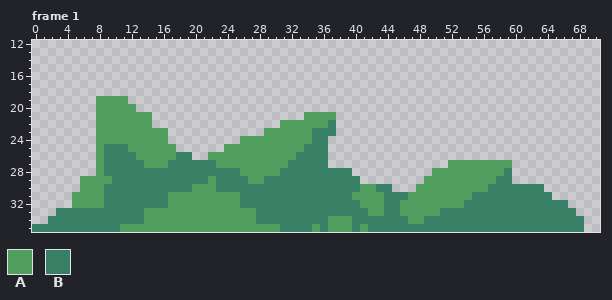
Edited in one commit: pixel-art file (graphics/source/environment/rocks.aseprite). Above is the file before it was changed.
72x36 pixels, 12 frames. Shown: frame 1: x 0..70, y 12..35. The commit also changed other frames, which this record leaves out.
Visible layers, top first: "Evening", "Midnight", "Dawn".
Palette (. is transparent): A #509f5e  B #377f65
Pixels before, frame 1, first column x 0:
19 ........AAAA.........................................................
20 ........AAAAA........................................................
21 ........AAAAAAA...................AAAA...............................
22 ........AAAAAAA................AAAAAAB...............................
23 ........AAAAAAAAA............AAAAAABBB...............................
24 ........AAAAAAAAA.........AAAAAAAAABB................................
25 ........ABBBAAAAAA......AAAAAAAAAABBB................................
26 ........ABBBBAAAAABB..AAAAAAAAAAABBBB................................
27 ........ABBBBBAAABBBBBBAAAAAAAAABBBBB...............AAAAAAAA.........
28 ........ABBBBBBBBBBBBBBBBBAAAAABBBBBBBBB..........AAAAAAAAAB.........
29 ......AAAABBBBBBBBBBBBABBBBAABBBBBBBBBBBB........AAAAAAAAABB.........
30 ......AAABBBBBBBBBBBAAABBBBBBBBBBBBBBBBBBAABB...AAAAAAAAABBBBBBB.....
31 .....AAAABBBBBBBBAAAAAAAAABBBBBBBBBBBBBBAAAABBBAAAAAAAABBBBBBBBBB....
32 .....AAAABBBBBBBBAAAAAAAAABBBBBBBBBBBBBBBAAABBAAAAAAAABBBBBBBBBBBBB..
33 ...BBBBBBBBBBBAAAAAAAAAAAAAABBBBBBBBBBBBBBAABBAAAAABBBBBBBBBBBBBBBBB.
34 ..BBBBBBBBBBBBAAAAAAAAAAAAAABBBBBBBBBAAABBBBBBBAABBBBBBBBBBBBBBBBBBBB
35 BBBBBBBBBBBAAAAAAAAAAAAAAAAAAAABBBBABAAABABBBBBBBBBBBBBBBBBBBBBBBBBBB
And afterwards:
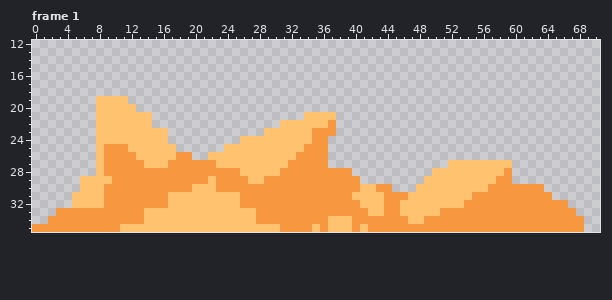
What changed:
layer "Midnight" now hidden
layer "Evening" now hidden
colour A: #509f5e -> #ffc36f
colour B: #377f65 -> #f7973f
Pixel boxes of the changes (left, top, right, bottom) in both pictures:
changed: (32, 96, 584, 232)
